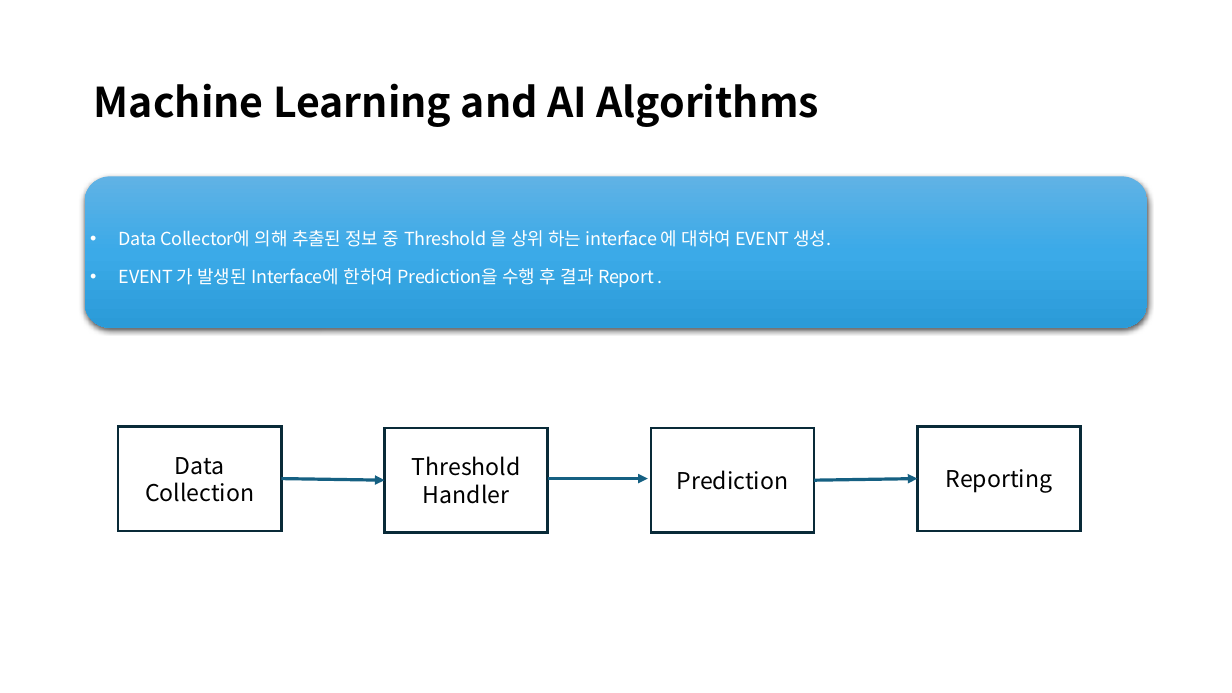
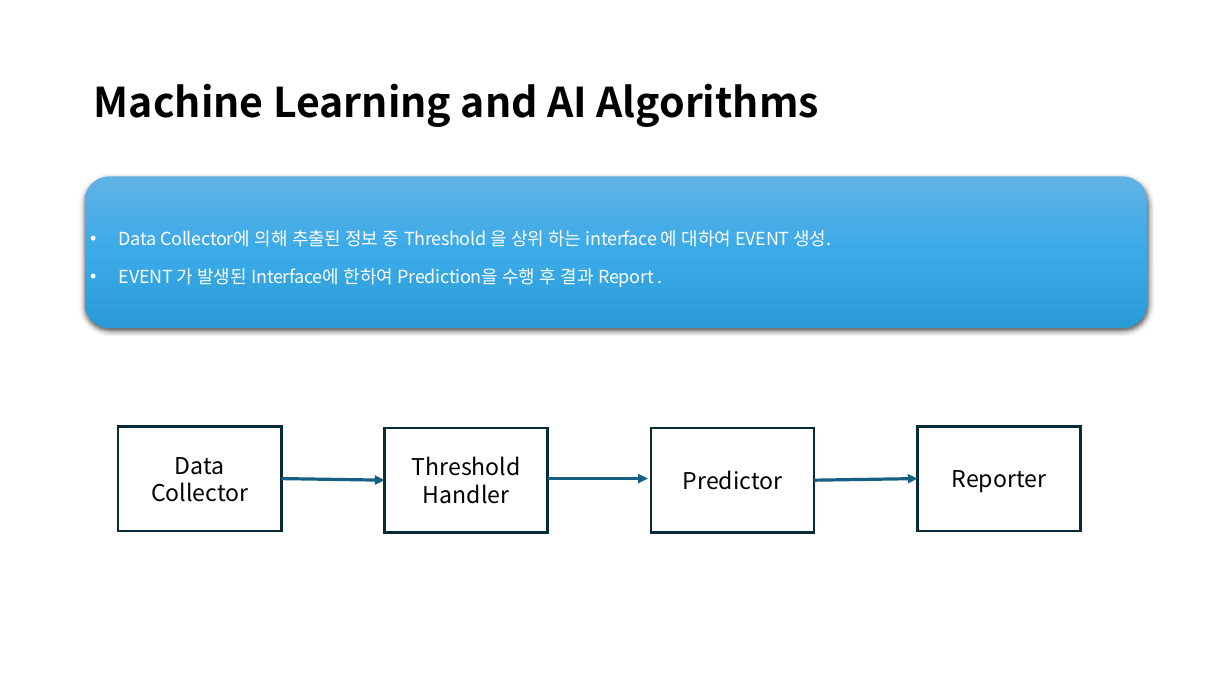
Before and after one commit to jaehun-jang/AI-ML, a slide deck: slide 7 of AIOPS/AIOPS For Transceiver Monitoring.pptx. Drawn at 1232x693 pixels with LibreOffice and Linux fonts; fonts in the diff are those of the drawing. Boxes give left, top, right and bottom in pixels: in the first picture for what was removed or moved away, otherwise in the second. Text is boxed around its words. In the diff, an @@ line names an element or a change of style, - is before the commit and + after.

```diff
--- a/AIOPS/AIOPS For Transceiver Monitoring.pptx
+++ b/AIOPS/AIOPS For Transceiver Monitoring.pptx
@@ text in rectangle at [151, 457, 248, 502]: text changed @@
-Data Collection
+Data Collector
@@ text in rectangle at [683, 470, 783, 490]: text changed @@
-Prediction
+Predictor
@@ text in rectangle at [952, 470, 1047, 493]: text changed @@
-Reporting
+Reporter
```
Also in this commit, not shown: 7 other slides changed, 4 other files.
